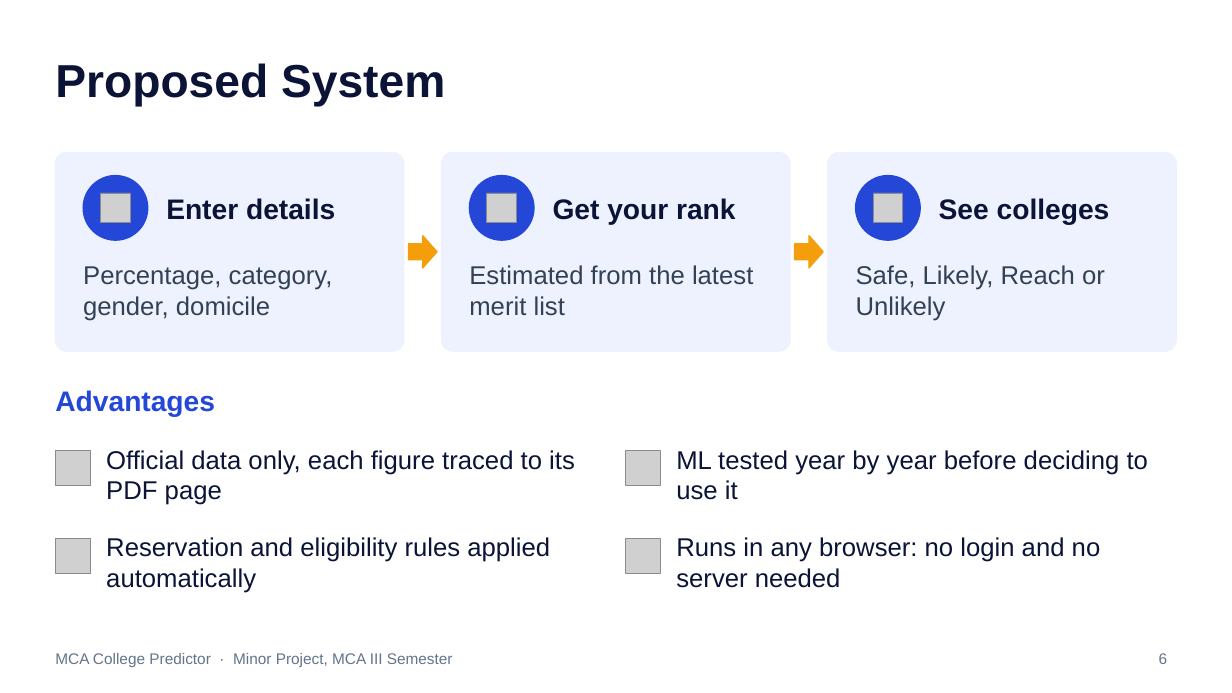
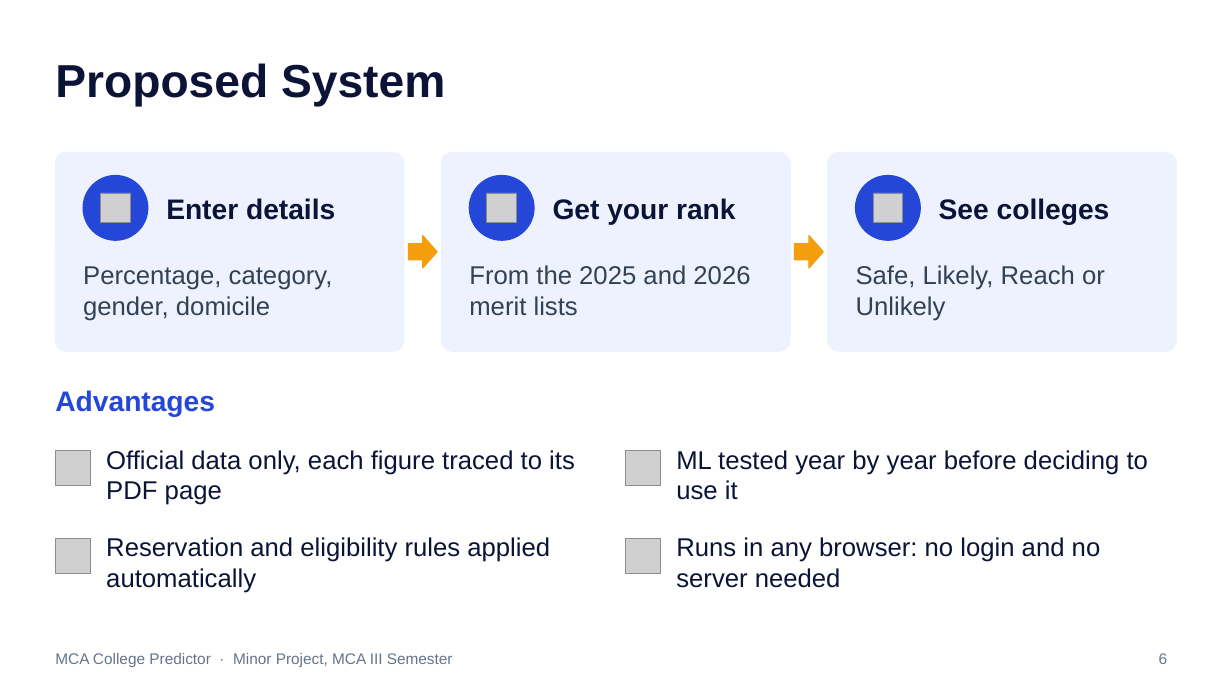
Before and after one commit to i-bhagyashree/mca-college-predictor, a slide deck: slide 6 of presentation/MCA_College_Predictor_Presentation.pptx. Drawn at 1232x693 pixels with LibreOffice and Linux fonts; fonts in the diff are those of the drawing; grey boxes stand for pictures. Boxes give left, top, right and bottom in pixels: in the first picture for what was removed or moved away, otherwise in the second. Text is boxed around its words. In the diff, an @@ line names an element or a change of style, - is before the commit and + after.

Commit message:
Presentation: updated screenshots and text, single presenter

```diff
--- a/presentation/MCA_College_Predictor_Presentation.pptx
+++ b/presentation/MCA_College_Predictor_Presentation.pptx
@@ text at [469,265,750,316]: text changed @@
-Estimated from the latest merit list
+From the 2025 and 2026 merit lists
```
Also in this commit, not shown: 3 other slides changed, 1 other file.
